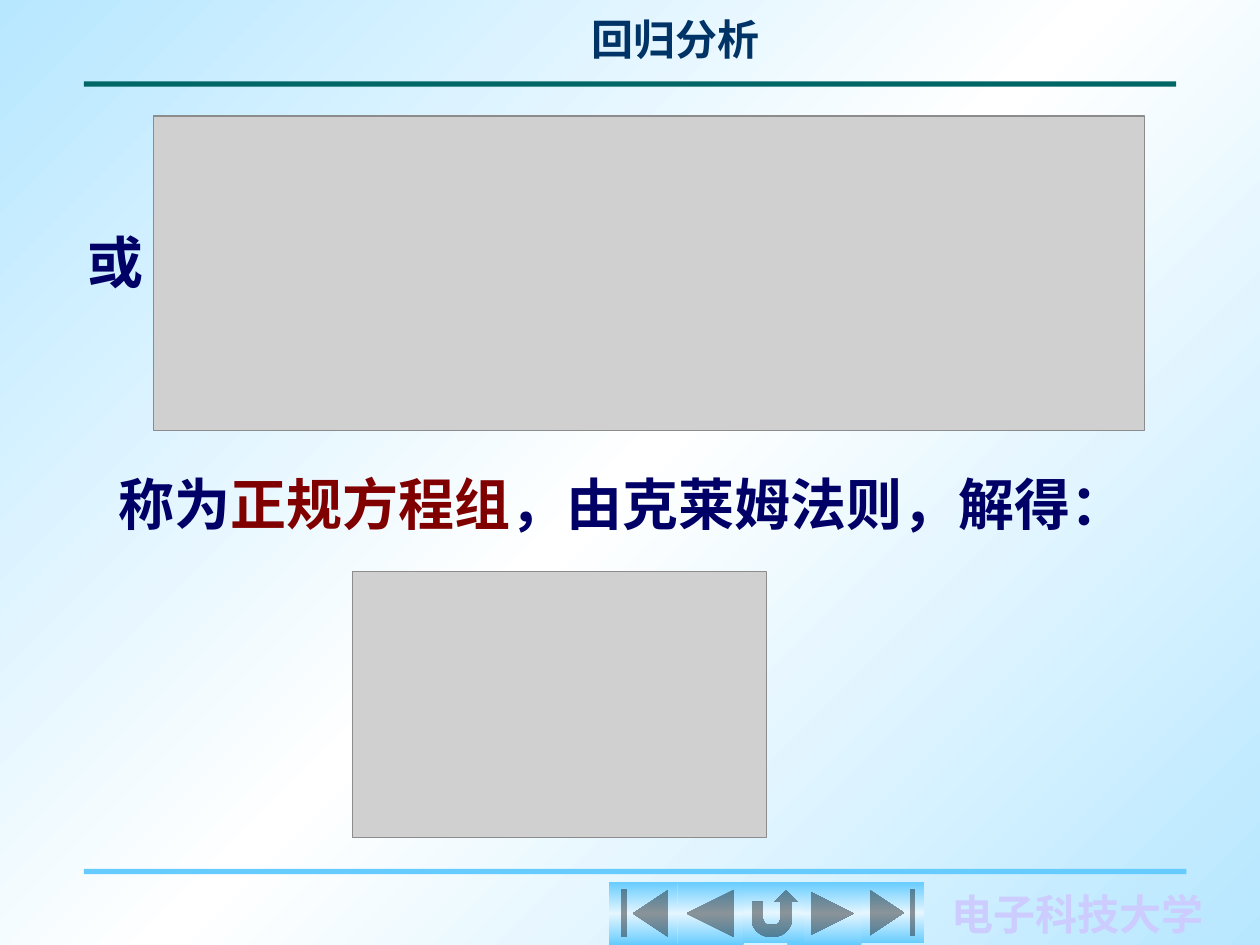
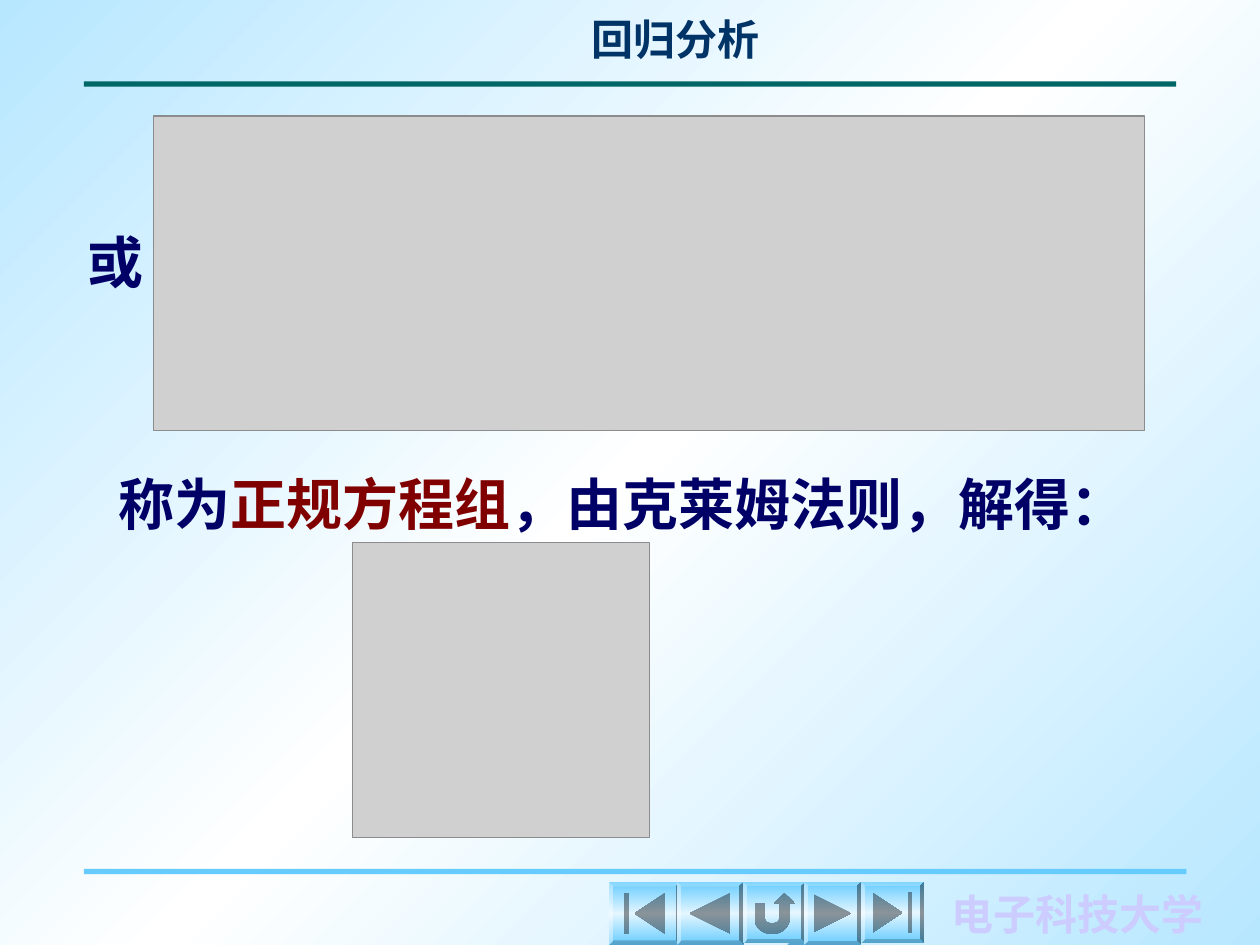
Before and after one commit to RNCHEN/rebuild-2022, a slide deck: slide 10 of possibilities/概率论/Chapter 9/C9_2-1.PPT. Drawn at 1260x945 pixels with LibreOffice and Linux fonts; fonts in the diff are those of the drawing; grey boxes stand for pictures. Boxes give left, top, right and bottom in pixels: in the first picture for what was removed or moved away, otherwise in the second. Text is boxed around its words. In the diff, an @@ line names an element or a change of style, - is before the commit and + after.

```diff
--- a/possibilities/概率论/Chapter 9/C9_2-1.PPT
+++ b/possibilities/概率论/Chapter 9/C9_2-1.PPT
@@ picture: place and size @@
-picture at <box>353,572,767,838</box>
+picture at <box>353,543,650,838</box>
@@ outline redrawn in 6 elements at <box>788,882,861,945</box>, <box>609,882,680,945</box>, <box>677,882,743,945</box>, <box>743,882,805,944</box>, <box>804,882,861,945</box>, <box>861,882,924,944</box> @@
```
Also in this commit, not shown: 36 other slides changed, 7 other files.
